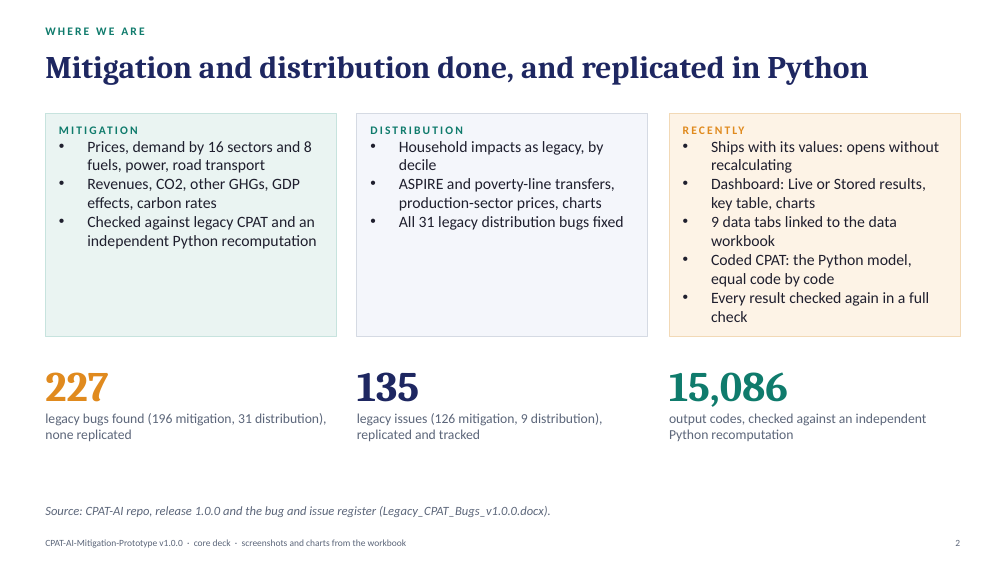
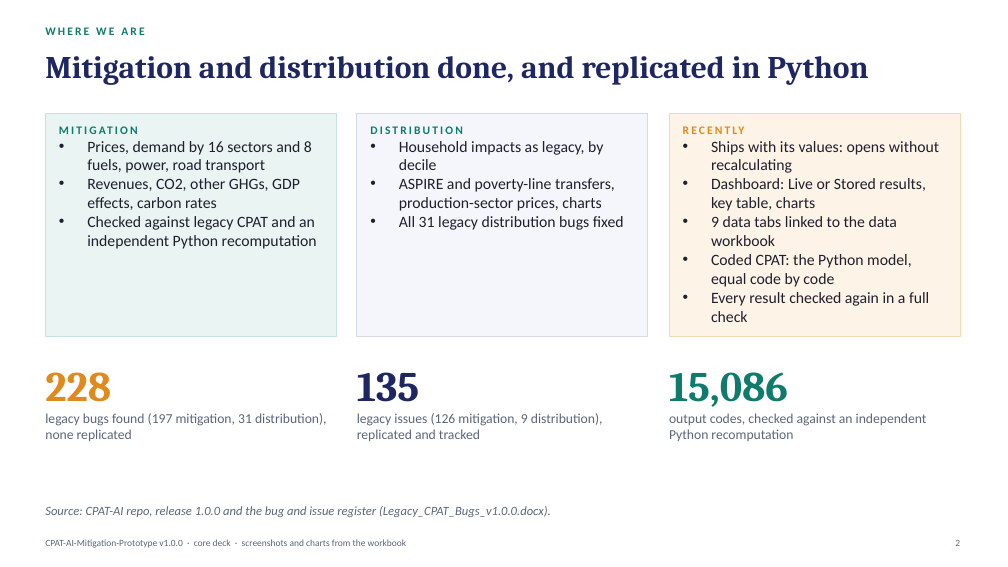
Before and after one commit to cpmodelai/cpat_ai, a slide deck: slide 2 of excel_ai/CPAT-AI_Overview_v1.0.0.pptx. Drawn at 1008x567 pixels with LibreOffice and Linux fonts; fonts in the diff are those of the drawing. Boxes give left, top, right and bottom in pixels: in the first picture for what was removed or moved away, otherwise in the second. Text is boxed around its words. In the diff, an @@ line names an element or a change of style, - is before the commit and + after.

```diff
--- a/excel_ai/CPAT-AI_Overview_v1.0.0.pptx
+++ b/excel_ai/CPAT-AI_Overview_v1.0.0.pptx
@@ text at (x1=45, y1=372, x2=327, y2=441): text changed @@
-227
-legacy bugs found (196 mitigation, 31 distribution), none replicated
+228
+legacy bugs found (197 mitigation, 31 distribution), none replicated
```
Also in this commit, not shown: 3 other slides changed, 22 other files.
